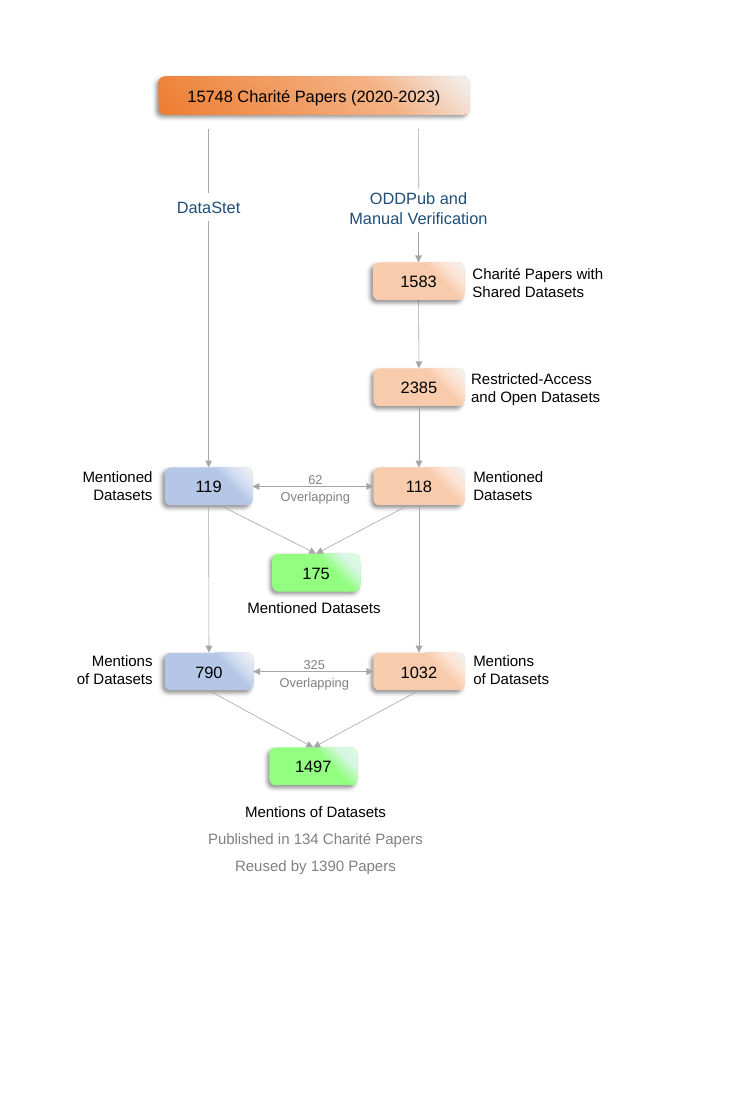
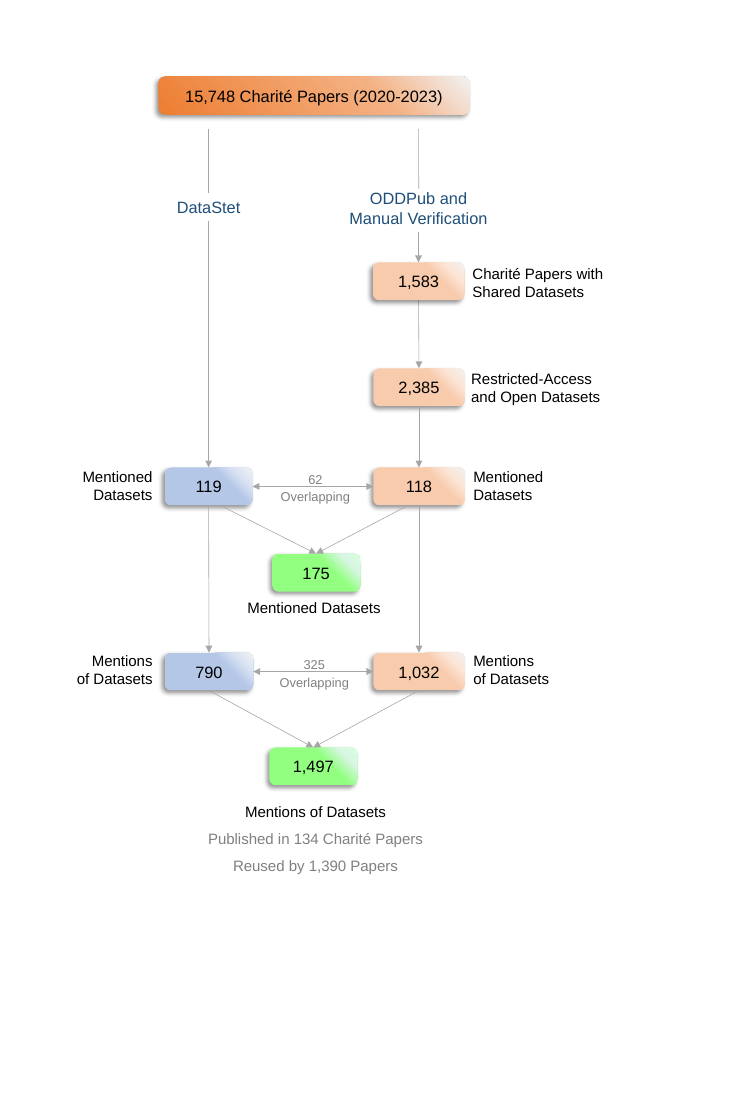
Before and after one commit to quest-bih/Mapping-the-reuse-of-biomedical-research-data, a slide deck: slide 1 of plots_png/pptx/plots_png.pptx. Drawn at 739x1120 pixels with LibreOffice and Linux fonts; fonts in the diff are those of the drawing. Boxes give left, top, right and bottom in pixels: in the first picture for what was removed or moved away, otherwise in the second. Text is boxed around its words. In the diff, an @@ line names an element or a change of style, - is before the commit and + after.

```diff
--- a/plots_png/pptx/plots_png.pptx
+++ b/plots_png/pptx/plots_png.pptx
@@ text in rounded rectangle at (185, 88, 442, 105): text changed @@
-15748 Charité Papers (2020-2023)
+15,748 Charité Papers (2020-2023)
@@ text in rounded rectangle at (398, 275, 439, 289): text changed @@
-1583
+1,583
@@ text in rounded rectangle at (398, 381, 439, 395): text changed @@
-2385
+2,385
@@ text in rounded rectangle at (398, 666, 439, 680): text changed @@
-1032
+1,032
@@ text in rounded rectangle at (293, 760, 334, 774): text changed @@
-1497
+1,497
@@ text at (233, 860, 398, 874): text changed @@
-Reused by 1390 Papers
+Reused by 1,390 Papers
```
Also in this commit, not shown: 1 other slide changed, 15 other files.
